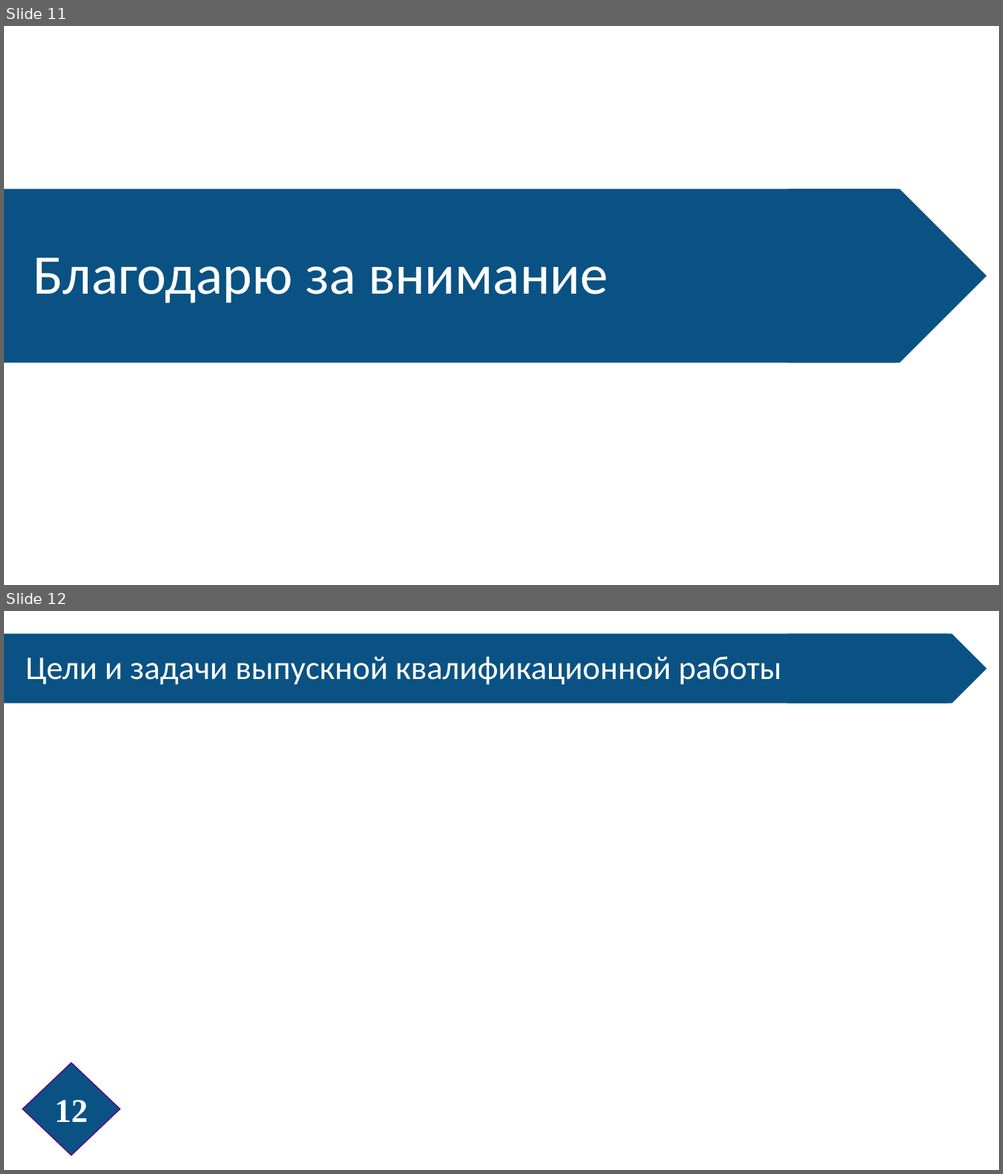
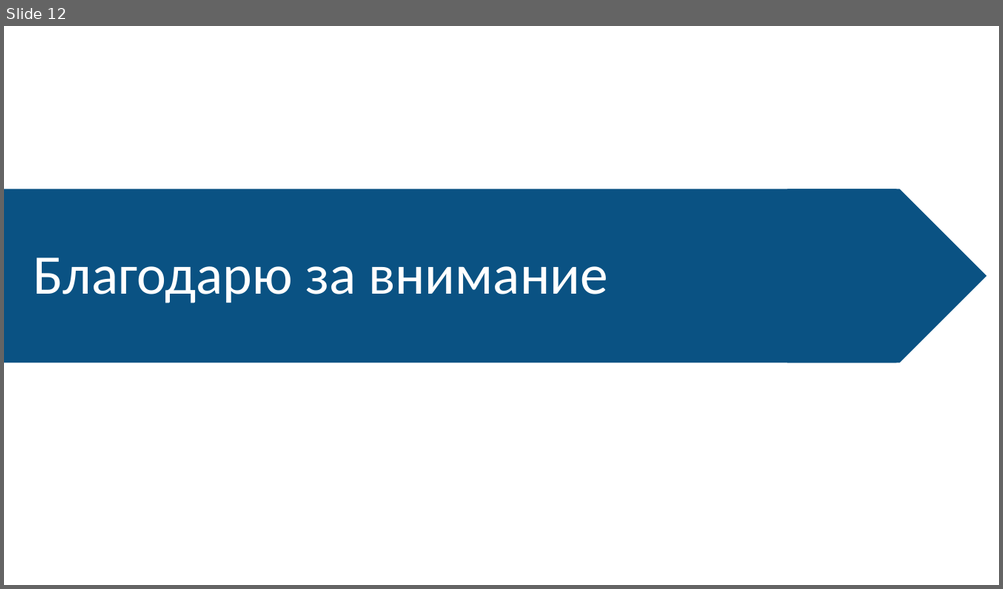
Before and after one commit to LebedevOleg/VKR_2022, a slide deck: Prezentatsia_VKR_2022.pptx. Shown one above the other, each under a label of ours: slides 11 and 12 before the commit, slide 12 after it. The pictures are 1003x1174 and 1003x589 pixels, drawn with LibreOffice and Linux fonts; fonts in the diff are those of the drawing. Boxes give left, top, right and bottom in pixels: in the first picture for what was removed or moved away, otherwise in the second. Text is boxed around its words. In the diff, an @@ line names an element or a change of style, - is before the commit and + after.

```diff
--- a/Prezentatsia_VKR_2022.pptx
+++ b/Prezentatsia_VKR_2022.pptx
@@ slide 12 removed at (4, 611, 999, 1170), background #FFFFFF @@
@@ pentagon arrow removed at (4, 634, 983, 703) @@
@@ chevron removed at (788, 634, 987, 703) @@
@@ text removed at (25, 656, 781, 685) @@
-Цели и задачи выпускной квалификационной работы
@@ page number removed at (22, 1063, 120, 1156) @@
-12
@@ what was slide 11 is now slide 12 @@
```
Also in this commit, not shown: 3 slides changed, 1 slide added, 3 other slides removed, 3 other files.
